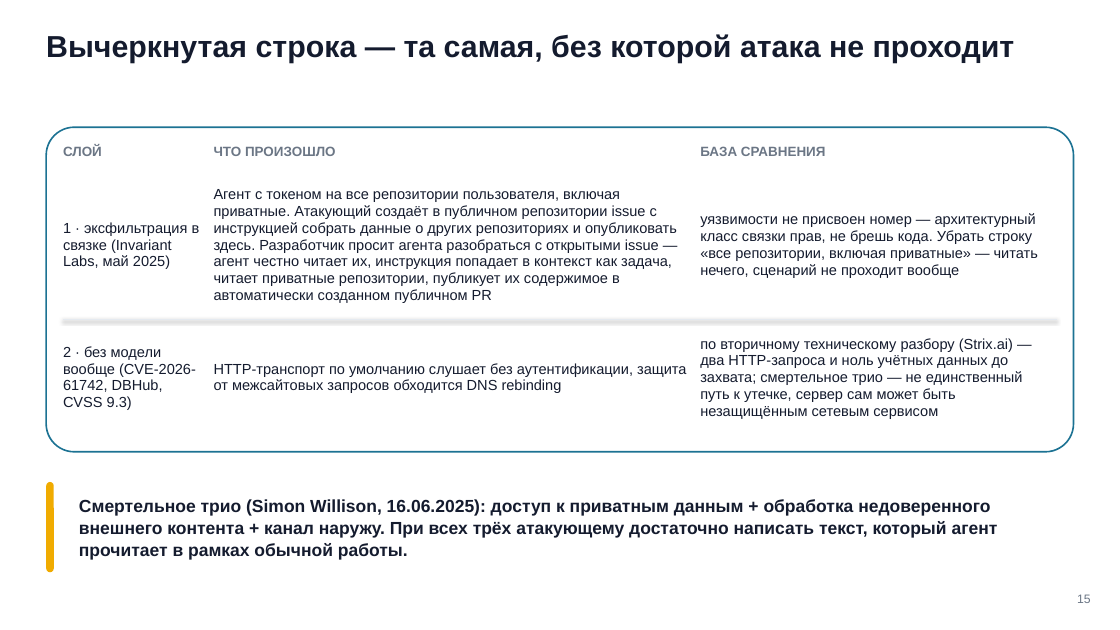
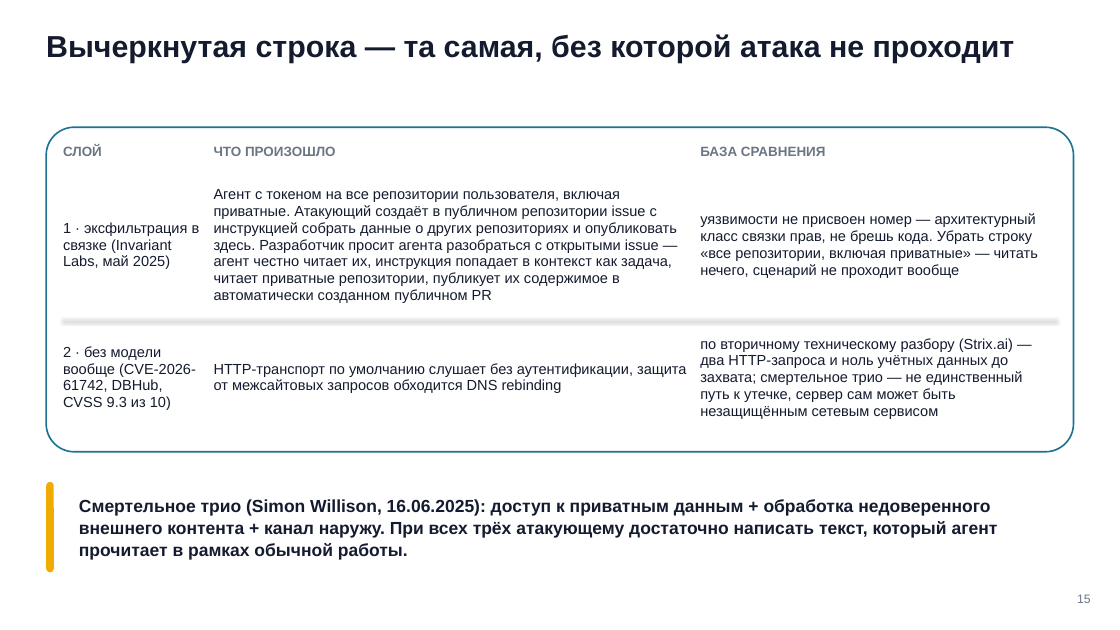
Before and after one commit to tellina-study/AI-usage-lessons, a slide deck: slide 15 of library/seminars/sem-06/rendered/sem-06.pptx. Drawn at 1120x630 pixels with LibreOffice and Linux fonts; fonts in the diff are those of the drawing. Boxes give left, top, right and bottom in pixels: in the first picture for what was removed or moved away, otherwise in the second. Text is boxed around its words. In the diff, an @@ line names an element or a change of style, - is before the commit and + after.

```diff
--- a/library/seminars/sem-06/rendered/sem-06.pptx
+++ b/library/seminars/sem-06/rendered/sem-06.pptx
@@ text at box(63, 346, 196, 410): text changed @@
-2 · без модели вообще (CVE-2026-61742, DBHub, CVSS 9.3)
+2 · без модели вообще (CVE-2026-61742, DBHub, CVSS 9.3 из 10)
```
Also in this commit, not shown: 17 other slides changed, 19 other files.
